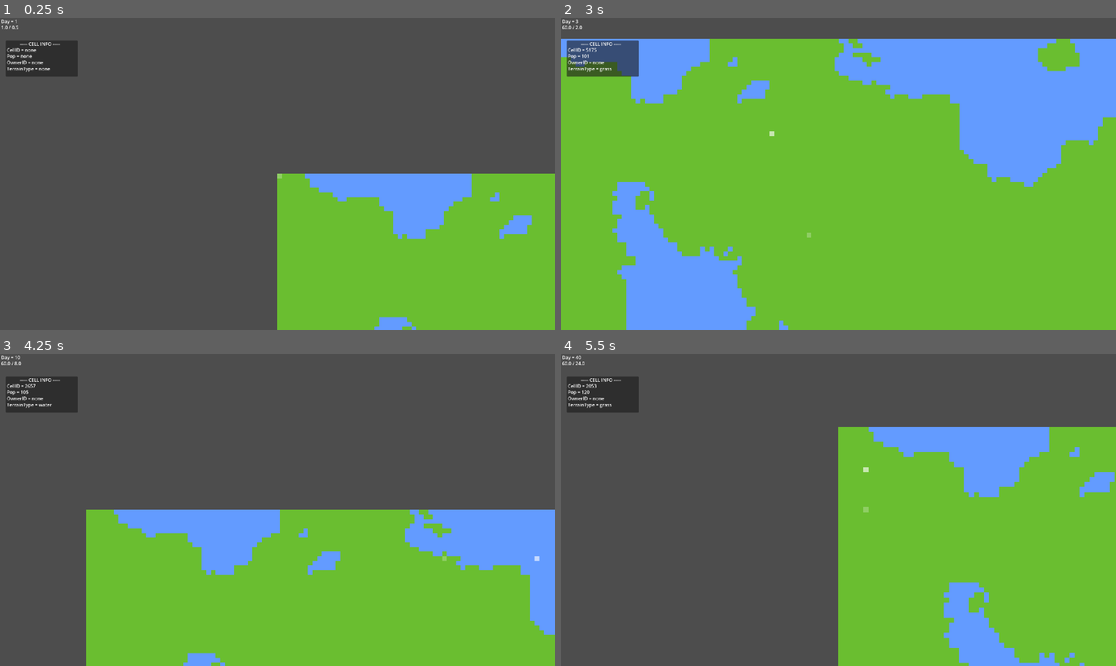
Above: before the commit, frames 1-4 (two rows, left to right).
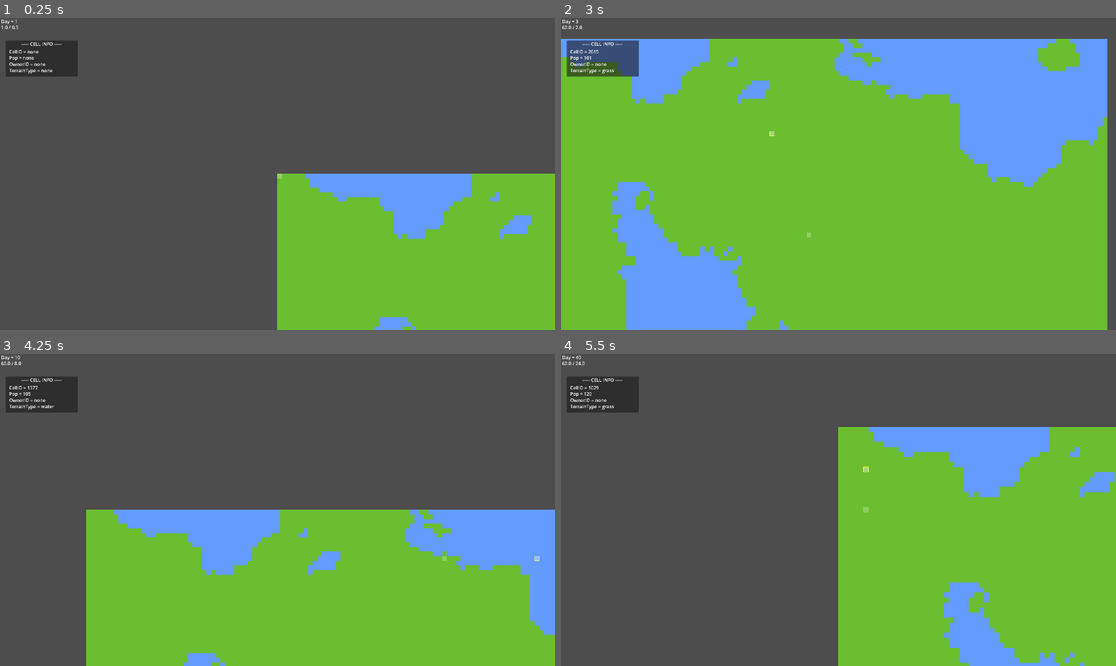
Above: after the commit, the same moments.

Repository: PowerThePowerfullest64/UntitledMapGame
Game: Godot game, scene res://main.tscn
The game is run twice, just before and just after one commit, with the same random seed, the same clock (stepped at 60 frames per second) and the same inputs.
Inputs (mouse positions are in pixels of both pictures, inside the frame that each line leads up to):
- Up to frame 1 (0.25 s): no input
- Up to frame 2 (3 s): tap Enter at 0.5 s; move the mouse to (960, 158) at 0.52 s; hold D (move_right) 0.53-1.28 s; click (960, 158) at 0.6 s; move the mouse to (727, 189) at 1.27 s; hold S (move_down) 1.28-2.03 s; click (727, 189) at 1.35 s; move the mouse to (894, 105) at 2.02 s; hold D (move_right) 2.03-2.78 s; tap 1 (speed1) at 2.1 s; click (894, 105) at 2.3 s; move the mouse to (810, 236) at 2.77 s; hold W (move_up) from 2.78 s (still down); tap 2 (speed2) at 2.85 s
- Up to frame 3 (4.25 s): click (249, 572) at 3.05 s; move the mouse to (444, 556) at 3.52 s; release W (move_up) at 3.53 s; hold A (move_left) from 3.53 s (still down); tap 3 (speed3) at 3.6 s; click (444, 556) at 3.8 s
- Up to frame 4 (5.5 s): move the mouse to (672, 463) at 4.27 s; tap 4 (speed4) at 4.35 s; click (672, 463) at 4.55 s; move the mouse to (866, 510) at 5.02 s; release A (move_left) at 5.03 s; hold S (move_down) from 5.03 s (still down); tap Mouse wheel up (zoom_in) at 5.1 s; click (866, 510) at 5.3 s

The runs differ from the first frame. In frame 1, 0.3% of the frame differs, in the area x 1-12%, y 7-18%; in frame 2, 1.8%, in the area x 1-100%, y 6-100%; in frame 3, 0.3%; in frame 4, 0.3%.

Commit message:
Changed Select Coloring, Added Nation Colors

Diff:
--- a/Scripts/Globals/map_manager.gd
+++ b/Scripts/Globals/map_manager.gd
@@ -5,8 +5,8 @@
 var owner_id: PackedInt32Array
 var terrain_type: PackedStringArray
 
-const width: int = 256
-const height: int = 256
+const width: int = 128
+const height: int = 128
 
 var cell_count: int # how many cells exist
 
@@ -15,7 +15,7 @@
 
 var updating_cells: bool = false
 var cell_index: int = 0
-const CHUNK_SIZE: int = 200000 # cells updaated per frame: higher = more work in less frames
+const CHUNK_SIZE: int = 200000 # cells updated per frame: higher = more work in less frames
 
 var noise: FastNoiseLite = FastNoiseLite.new()
 
--- a/Scripts/Globals/nation_manager.gd
+++ b/Scripts/Globals/nation_manager.gd
@@ -1,6 +1,10 @@
 extends Node
 
 var nations: Array[Nation] = [Nation.new(0)]
+
+var nation0_color: Color = Color(1, 0, 0, 0.25)
+var nation1_color: Color = Color(0, 1, 0, 0.25)
+var nation2_color: Color = Color(0, 0, 1, 0.25)
 
 func _ready() -> void:
 	TimeManager.day_passed.connect(tick)
--- a/Scripts/Globals/player_manager.gd
+++ b/Scripts/Globals/player_manager.gd
@@ -5,7 +5,7 @@
 var selected_cell_id: int = 0
 
 var hover_color: Color = Color(1, 1, 1, 0.25)
-var select_color: Color = Color(1, 1, 1, 0.625)
+var select_color: Color = Color(1, 1, 1, 0.35)
 
 func _ready() -> void:
 	pass
@@ -48,4 +48,5 @@
 	if cell_selected:
 		var rect: Rect2 = Rect2(MapManager.to_screen_pos(selected_cell), Vector2(MapManager.cell_length, MapManager.cell_length))
 
+		draw_rect(rect, Color.YELLOW, false)
 		draw_rect(rect, select_color)
--- a/main.tscn
+++ b/main.tscn
@@ -59,40 +59,39 @@
 
 [node name="CELLINFO" type="Label" parent="CanvasLayer/CellInfoPanel" unique_id=2095937919]
 layout_mode = 0
-offset_left = 49.0
-offset_right = 189.0
+offset_right = 249.0
 offset_bottom = 23.0
 text = "----- CELL INFO -----"
 horizontal_alignment = 1
 
 [node name="CellID" type="Label" parent="CanvasLayer/CellInfoPanel" unique_id=1230875860]
 layout_mode = 0
-offset_left = 4.0
-offset_top = 21.0
-offset_right = 89.0
-offset_bottom = 44.0
+offset_left = 12.0
+offset_top = 27.0
+offset_right = 97.0
+offset_bottom = 50.0
 text = "CellID = "
 
 [node name="Pop" type="Label" parent="CanvasLayer/CellInfoPanel" unique_id=463174442]
 layout_mode = 0
-offset_left = 4.0
-offset_top = 42.0
-offset_right = 89.0
-offset_bottom = 65.0
+offset_left = 12.0
+offset_top = 48.0
+offset_right = 97.0
+offset_bottom = 71.0
 text = "Pop = "
 
 [node name="OwnerID" type="Label" parent="CanvasLayer/CellInfoPanel" unique_id=542138631]
 layout_mode = 0
-offset_left = 4.0
-offset_top = 64.0
-offset_right = 91.0
-offset_bottom = 87.0
+offset_left = 12.0
+offset_top = 70.0
+offset_right = 99.0
+offset_bottom = 93.0
 text = "OwnerID = "
 
 [node name="TerrainType" type="Label" parent="CanvasLayer/CellInfoPanel" unique_id=358827455]
 layout_mode = 0
-offset_left = 4.0
-offset_top = 86.0
-offset_right = 115.0
-offset_bottom = 109.0
+offset_left = 12.0
+offset_top = 92.0
+offset_right = 123.0
+offset_bottom = 115.0
 text = "TerrainType = "
